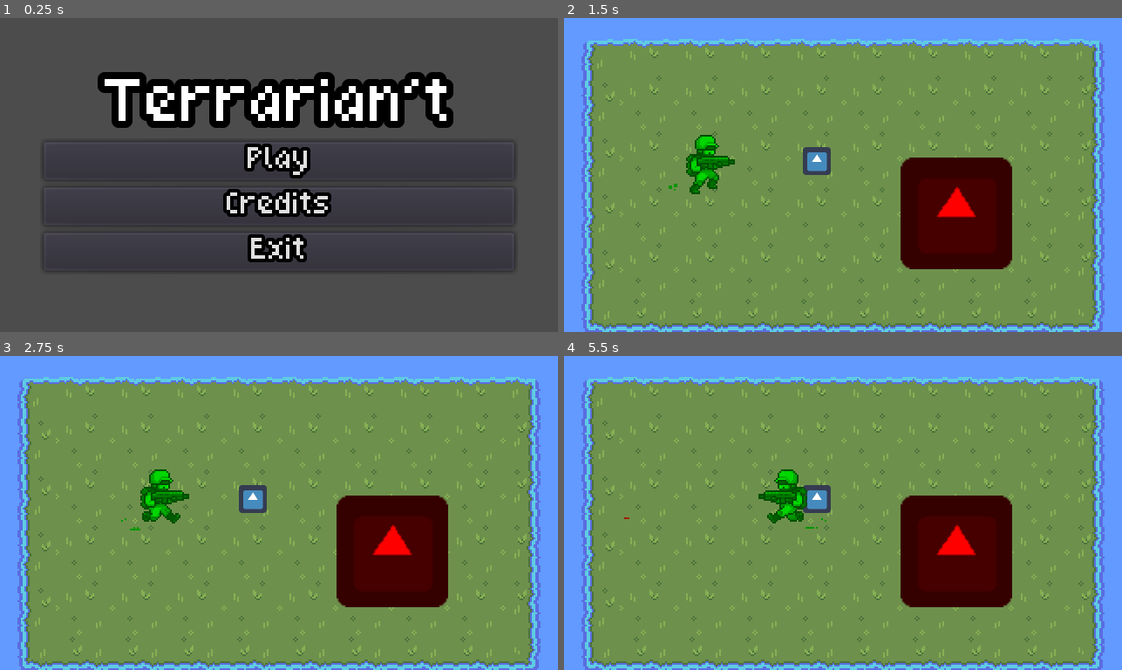
Above: before the commit, frames 1-4 (two rows, left to right).
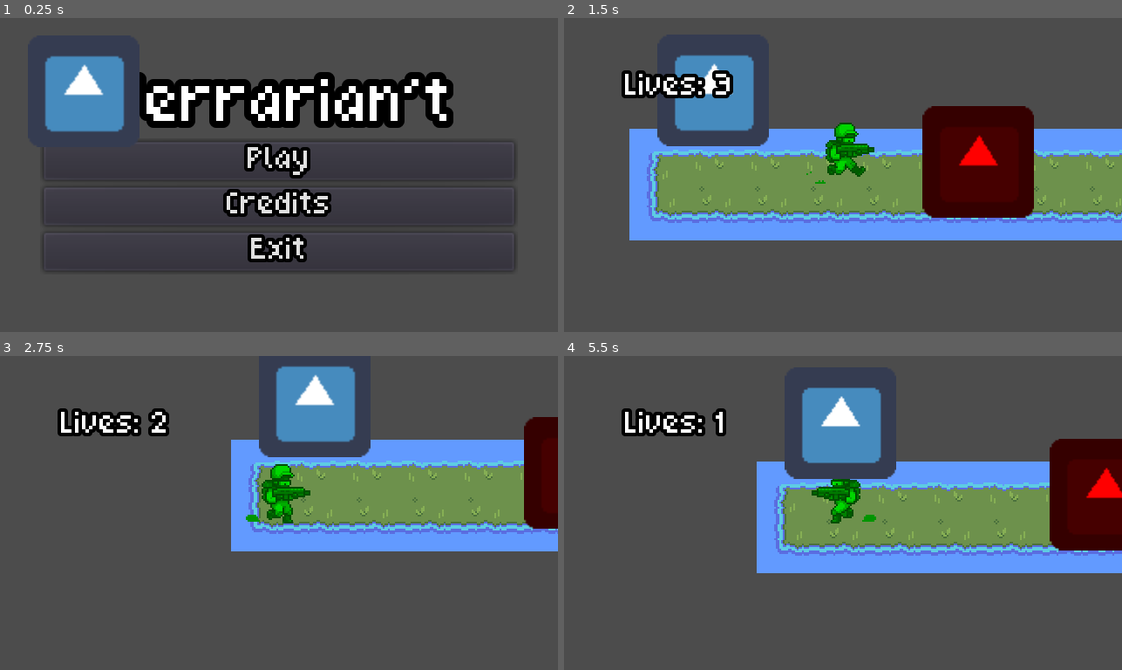
Above: after the commit, the same moments.

Repository: elixs/Terrarian-t
Game: Godot game, scene res://scenes/ui/main_menu.tscn
Same seed, same stepped clock (60 frames per second), same inputs: the game is played once before the commit and once after it. The engine's default icon, where the game draws it, is replaced by a stand-in: a white triangle on a blue panel in a dark square.
Inputs (mouse positions are in pixels of both pictures, inside the frame that each line leads up to):
- Up to frame 1 (0.25 s): no input
- Up to frame 2 (1.5 s): click "Play" at 0.5 s; move the mouse to (965, 159) at 1.27 s; hold D (move_right) from 1.28 s (still down); hold F (next_level, bound only after the commit) from 1.28 s (still down); right-click (965, 159) at 1.35 s
- Up to frame 3 (2.75 s): keep holding D (move_right); tap Space (jump) at 1.52, 2.27 s; move the mouse to (167, 528) at 2.02 s; release F (next_level, bound only after the commit) at 2.03 s; tap F (next_level, bound only after the commit) at 2.1 s; right-click (167, 528) at 2.3 s
- Up to frame 4 (5.5 s): move the mouse to (898, 443) at 2.77 s; release D (move_right) at 2.78 s; hold A (move_left) 2.78-3.53 s; hold F (next_level, bound only after the commit) 2.78-3.53 s; click (898, 443) at 2.85 s; move the mouse to (815, 575) at 3.52 s; hold D (move_right) 3.53-5.03 s; right-click (815, 575) at 3.6 s; tap Space (jump) at 3.77, 4.52, 5.27 s; move the mouse to (1010, 560) at 4.27 s; hold F (next_level, bound only after the commit) 4.28-5.03 s; move the mouse to (675, 465) at 5.02 s; hold A (move_left) from 5.03 s (still down); right-click (675, 465) at 5.1 s

The runs differ from the first frame. In frame 1, 3.9% of the frame differs, in the area x 7-25%, y 11-42%; in frame 2, 89%; in frame 3, 95%; in frame 4, 96%, in the area x 0-100%, y 0-100%.

Commit message:
added lives and enemy bounce, game autoload and dash

Diff:
--- a/project.godot
+++ b/project.godot
@@ -13,6 +13,10 @@
 config/name="Terrarian't"
 run/main_scene="res://scenes/ui/main_menu.tscn"
 config/icon="res://icon.png"
+
+[autoload]
+
+Game="*res://scenes/game.tscn"
 
 [display]
 
@@ -83,6 +87,16 @@
 "events": [ Object(InputEventMouseButton,"resource_local_to_scene":false,"resource_name":"","device":0,"alt":false,"shi …(212 unchanged characters)…
  ]
 }
+next_level={
+"deadzone": 0.5,
+"events": [ Object(InputEventKey,"resource_local_to_scene":false,"resource_name":"","device":0,"alt":false,"shift":false,"control":false,"meta":false,"command":false,"pressed":false,"scancode":0,"physical_scancode":70,"unicode":0,"echo":false,"script":null)
+ ]
+}
+dash={
+"deadzone": 0.5,
+"events": [ Object(InputEventMouseButton,"resource_local_to_scene":false,"resource_name":"","device":0,"alt":false,"shift":false,"control":false,"meta":false,"command":false,"button_mask":0,"position":Vector2( 0, 0 ),"global_position":Vector2( 0, 0 ),"factor":1.0,"button_index":2,"pressed":false,"doubleclick":false,"script":null)
+ ]
+}
 
 [layer_names]
 
--- /dev/null
+++ b/scenes/game.tscn
@@ -0,0 +1,12 @@
+[gd_scene load_steps=3 format=2]
+
+[ext_resource path="res://icon.png" type="Texture" id=1]
+[ext_resource path="res://scripts/game.gd" type="Script" id=2]
+
+[node name="Game" type="Node2D"]
+script = ExtResource( 2 )
+
+[node name="Icon" type="Sprite" parent="."]
+position = Vector2( 48, 42 )
+z_index = 5
+texture = ExtResource( 1 )
--- /dev/null
+++ b/scenes/hud.gd
@@ -0,0 +1,17 @@
+extends MarginContainer
+
+
+var lives setget set_lives
+
+
+onready var lives_label = $Lives
+
+
+func _ready():
+	self.lives = Game.player_lives
+
+
+func set_lives(value):
+	lives = value
+	lives_label.text = "Lives: %d" % lives
+	Game.player_lives = lives
--- /dev/null
+++ b/scenes/hud.tscn
@@ -0,0 +1,19 @@
+[gd_scene load_steps=3 format=2]
+
+[ext_resource path="res://resources/theme.tres" type="Theme" id=1]
+[ext_resource path="res://scenes/hud.gd" type="Script" id=2]
+
+[node name="HUD" type="MarginContainer"]
+margin_left = 10.0
+margin_top = 7.0
+margin_right = 72.0
+margin_bottom = 23.0
+theme = ExtResource( 1 )
+script = ExtResource( 2 )
+
+[node name="Lives" type="Label" parent="."]
+margin_left = 25.0
+margin_top = 25.0
+margin_right = 87.0
+margin_bottom = 41.0
+text = "Lives: 3"
--- a/scenes/kevin.gd
+++ b/scenes/kevin.gd
@@ -4,6 +4,7 @@
 export(PackedScene) var Bullet
 
 var velocity = Vector2()
+
 
 var ACCELERATION = 1000
 var SPEED = 200
@@ -17,11 +18,17 @@
 onready var fire_sfx = $FireSFX
 onready var bullet_spawn = $Pivot/BulletSpawn
 
+onready var hud = $CanvasLayer/HUD
+
+
+
 func _ready():
 	anim_tree.active = true
 
 
 func _physics_process(delta):
+	# movement
+
 	velocity = move_and_slide(velocity, Vector2.UP)
 
 	var move_input = Vector2(
@@ -42,7 +49,22 @@
 	if Input.is_action_just_pressed("fire"):
 		_fire()
 
-	# Animations
+	if Input.is_action_just_pressed("dash"):
+		var direction = (get_global_mouse_position() - global_position).normalized()
+		velocity = direction * SPEED * 2
+
+
+	for i in get_slide_count():
+		var collision = get_slide_collision(i)
+
+		if collision.collider.collision_layer & 4:
+			var enemy: Node2D = collision.collider
+			var direction = (global_position - enemy.global_position).normalized()
+			velocity = direction * SPEED * 2
+			hud.lives -= 1
+
+
+	# animations
 
 	if Input.is_action_pressed("move_right") and not Input.is_action_pressed("move_left"):
 		pivot.scale.x = 1
--- a/scenes/kevin.tscn
+++ b/scenes/kevin.tscn
@@ -7,6 +7,7 @@
 [ext_resource path="res://assets/TeamGunner_By_SecretHideout_060519/CHARACTER_SPRITES/Green/Gunner_Green_Jump.png" type="Texture" id=5]
 [ext_resource path="res://assets/sfx/laser.mp3" type="AudioStream" id=6]
 [ext_resource path="res://scenes/bullet.tscn" type="PackedScene" id=7]
+[ext_resource path="res://scenes/hud.tscn" type="PackedScene" id=8]
 
 [sub_resource type="CircleShape2D" id=29]
 radius = 6.0
@@ -393,7 +394,7 @@
 [sub_resource type="AnimationNodeStateMachinePlayback" id=10]
 
 [node name="Kevin" type="KinematicBody2D"]
-collision_layer = 2
+collision_layer = 3
 collision_mask = 2
 script = ExtResource( 2 )
 Bullet = ExtResource( 7 )
@@ -407,7 +408,7 @@
 hframes = 5
 
 [node name="BulletSpawn" type="Position2D" parent="Pivot"]
-position = Vector2( 4, -2 )
+position = Vector2( 18, -11.5 )
 
 [node name="CollisionShape2D" type="CollisionShape2D" parent="."]
 shape = SubResource( 29 )
@@ -428,3 +429,10 @@
 
 [node name="FireSFX" type="AudioStreamPlayer" parent="."]
 stream = ExtResource( 6 )
+
+[node name="Camera2D" type="Camera2D" parent="."]
+current = true
+
+[node name="CanvasLayer" type="CanvasLayer" parent="."]
+
+[node name="HUD" parent="CanvasLayer" instance=ExtResource( 8 )]
--- a/scenes/level_01.gd
+++ b/scenes/level_01.gd
@@ -1,5 +1,6 @@
 extends Node2D
 
 
-func _ready():
-	Engine.time_scale = 0.1
+func _input(event):
+	if event.is_action_pressed("next_level"):
+		get_tree().change_scene("res://scenes/level_02.tscn")
--- a/scenes/level_01.tscn
+++ b/scenes/level_01.tscn
@@ -6,54 +6,6 @@
 [ext_resource path="res://scenes/bullet.tscn" type="PackedScene" id=4]
 [ext_resource path="res://scenes/lebin.tscn" type="PackedScene" id=5]
 [ext_resource path="res://scenes/level_01.gd" type="Script" id=6]
-
-[sub_resource type="ConvexPolygonShape2D" id=3]
-points = PoolVector2Array( 32, 16, 0, 16, 0, 0, 32, 0 )
-
-[sub_resource type="ConvexPolygonShape2D" id=4]
-points = PoolVector2Array( 32, 32, 16, 32, 16, 0, 32, 0 )
-
-[sub_resource type="ConvexPolygonShape2D" id=5]
-points = PoolVector2Array( 32, 32, 0, 32, 0, 16, 32, 16 )
-
-[sub_resource type="ConvexPolygonShape2D" id=6]
-points = PoolVector2Array( 16, 32, 0, 32, 0, 0, 16, 0 )
-
-[sub_resource type="ConvexPolygonShape2D" id=7]
-points = PoolVector2Array( 16, 0, 16, 16, 32, 16, 32, 32, 0, 32, 0, 0 )
-
-[sub_resource type="ConvexPolygonShape2D" id=8]
-points = PoolVector2Array( 0, 0, 32, 0, 32, 32, 16, 32, 16, 16, 0, 16 )
-
-[sub_resource type="ConvexPolygonShape2D" id=9]
-points = PoolVector2Array( 32, 0, 32, 32, 0, 32, 0, 16, 16, 16, 16, 0 )
-
-[sub_resource type="ConvexPolygonShape2D" id=10]
-points = PoolVector2Array( 32, 32, 16, 32, 16, 16, 32, 16 )
-
-[sub_resource type="ConvexPolygonShape2D" id=11]
-points = PoolVector2Array( 16, 32, 0, 32, 0, 16, 16, 16 )
-
-[sub_resource type="ConvexPolygonShape2D" id=12]
-points = PoolVector2Array( 32, 16, 16, 16, 16, 0, 32, 0 )
-
-[sub_resource type="ConvexPolygonShape2D" id=13]
-points = PoolVector2Array( 16, 16, 0, 16, 0, 0, 16, 0 )
-
-[sub_resource type="ConvexPolygonShape2D" id=14]
-points = PoolVector2Array( 32, 16, 16, 16, 16, 0, 32, 0 )
-
-[sub_resource type="ConvexPolygonShape2D" id=15]
-points = PoolVector2Array( 16, 32, 0, 32, 0, 16, 16, 16 )
-
-[sub_resource type="ConvexPolygonShape2D" id=16]
-points = PoolVector2Array( 16, 16, 0, 16, 0, 0, 16, 0 )
-
-[sub_resource type="ConvexPolygonShape2D" id=17]
-points = PoolVector2Array( 32, 32, 16, 32, 16, 16, 32, 16 )
-
-[sub_resource type="ConvexPolygonShape2D" id=18]
-points = PoolVector2Array( 0, 0, 32, 0, 32, 16, 16, 16, 16, 32, 0, 32 )
 
 [sub_resource type="TileSet" id=1]
 2/name = "RPG Nature Tileset Autumn.png 2"
@@ -75,106 +27,9 @@
 2/navigation_offset = Vector2( 0, 0 )
 2/shape_offset = Vector2( 0, 0 )
 2/shape_transform = Transform2D( 1, 0, 0, 1, 0, 0 )
-2/shape = SubResource( 3 )
 2/shape_one_way = false
-2/shape_one_way_margin = 1.0
-2/shapes = [ {
-"autotile_coord": Vector2( 1, 0 ),
-"one_way": false,
-"one_way_margin": 1.0,
-"shape": SubResource( 3 ),
-"shape_transform": Transform2D( 1, 0, 0, 1, 0, 0 )
-}, {
-"autotile_coord": Vector2( 2, 1 ),
-"one_way": false,
-"one_way_margin": 1.0,
-"shape": SubResource( 4 ),
-"shape_transform": Transform2D( 1, 0, 0, 1, 0, 0 )
-}, {
-"autotile_coord": Vector2( 1, 2 ),
-"one_way": false,
-"one_way_margin": 1.0,
-"shape": SubResource( 5 ),
-"shape_transform": Transform2D( 1, 0, 0, 1, 0, 0 )
-}, {
-"autotile_coord": Vector2( 0, 1 ),
-"one_way": false,
-"one_way_margin": 1.0,
-"shape": SubResource( 6 ),
-"shape_transform": Transform2D( 1, 0, 0, 1, 0, 0 )
-}, {
-"autotile_coord": Vector2( 0, 2 ),
-"one_way": false,
-"one_way_margin": 1.0,
-"shape": SubResource( 7 ),
-"shape_transform": Transform2D( 1, 0, 0, 1, 0, 0 )
-}, {
-"autotile_coord": Vector2( 2, 0 ),
-"one_way": false,
-"one_way_margin": 1.0,
-"shape": SubResource( 8 ),
-"shape_transform": Transform2D( 1, 0, 0, 1, 0, 0 )
-}, {
-"autotile_coord": Vector2( 2, 2 ),
-"one_way": false,
-"one_way_margin": 1.0,
-"shape": SubResource( 9 ),
-"shape_transform": Transform2D( 1, 0, 0, 1, 0, 0 )
-}, {
-"autotile_coord": Vector2( 3, 0 ),
-"one_way": false,
-"one_way_margin": 1.0,
-"shape": SubResource( 10 ),
-"shape_transform": Transform2D( 1, 0, 0, 1, 0, 0 )
-}, {
-"autotile_coord": Vector2( 4, 0 ),
-"one_way": false,
-"one_way_margin": 1.0,
-"shape": SubResource( 11 ),
-"shape_transform": Transform2D( 1, 0, 0, 1, 0, 0 )
-}, {
-"autotile_coord": Vector2( 3, 1 ),
-"one_way": false,
-"one_way_margin": 1.0,
-"shape": SubResource( 12 ),
-"shape_transform": Transform2D( 1, 0, 0, 1, 0, 0 )
-}, {
-"autotile_coord": Vector2( 4, 1 ),
-"one_way": false,
-"one_way_margin": 1.0,
-"shape": SubResource( 13 ),
-"shape_transform": Transform2D( 1, 0, 0, 1, 0, 0 )
-}, {
-"autotile_coord": Vector2( 3, 2 ),
-"one_way": false,
-"one_way_margin": 1.0,
-"shape": SubResource( 14 ),
-"shape_transform": Transform2D( 1, 0, 0, 1, 0, 0 )
-}, {
-"autotile_coord": Vector2( 3, 2 ),
-"one_way": false,
-"one_way_margin": 1.0,
-"shape": SubResource( 15 ),
-"shape_transform": Transform2D( 1, 0, 0, 1, 0, 0 )
-}, {
-"autotile_coord": Vector2( 4, 2 ),
-"one_way": false,
-"one_way_margin": 1.0,
-"shape": SubResource( 16 ),
-"shape_transform": Transform2D( 1, 0, 0, 1, 0, 0 )
-}, {
-"autotile_coord": Vector2( 4, 2 ),
-"one_way": false,
-"one_way_margin": 1.0,
-"shape": SubResource( 17 ),
-"shape_transform": Transform2D( 1, 0, 0, 1, 0, 0 )
-}, {
-"autotile_coord": Vector2( 0, 0 ),
-"one_way": false,
-"one_way_margin": 1.0,
-"shape": SubResource( 18 ),
-"shape_transform": Transform2D( 1, 0, 0, 1, 0, 0 )
-} ]
+2/shape_one_way_margin = 0.0
+2/shapes = [  ]
 2/z_index = 0
 
 [sub_resource type="RectangleShape2D" id=19]
--- /dev/null
+++ b/scenes/level_02.gd
@@ -0,0 +1,16 @@
+extends Node2D
+
+
+# Declare member variables here. Examples:
+# var a = 2
+# var b = "text"
+
+
+# Called when the node enters the scene tree for the first time.
+func _ready():
+	pass # Replace with function body.
+
+
+# Called every frame. 'delta' is the elapsed time since the previous frame.
+#func _process(delta):
+#	pass
--- /dev/null
+++ b/scenes/level_02.tscn
@@ -0,0 +1,193 @@
+[gd_scene load_steps=22 format=2]
+
+[ext_resource path="res://assets/tilesets/RPG Nature Tileset Autumn.png" type="Texture" id=1]
+[ext_resource path="res://scenes/level_02.gd" type="Script" id=2]
+[ext_resource path="res://scenes/kevin.tscn" type="PackedScene" id=3]
+[ext_resource path="res://scenes/lebin.tscn" type="PackedScene" id=4]
+
+[sub_resource type="ConvexPolygonShape2D" id=3]
+points = PoolVector2Array( 32, 16, 0, 16, 0, 0, 32, 0 )
+
+[sub_resource type="ConvexPolygonShape2D" id=4]
+points = PoolVector2Array( 32, 32, 16, 32, 16, 0, 32, 0 )
+
+[sub_resource type="ConvexPolygonShape2D" id=5]
+points = PoolVector2Array( 32, 32, 0, 32, 0, 16, 32, 16 )
+
+[sub_resource type="ConvexPolygonShape2D" id=6]
+points = PoolVector2Array( 16, 32, 0, 32, 0, 0, 16, 0 )
+
+[sub_resource type="ConvexPolygonShape2D" id=7]
+points = PoolVector2Array( 16, 0, 16, 16, 32, 16, 32, 32, 0, 32, 0, 0 )
+
+[sub_resource type="ConvexPolygonShape2D" id=8]
+points = PoolVector2Array( 0, 0, 32, 0, 32, 32, 16, 32, 16, 16, 0, 16 )
+
+[sub_resource type="ConvexPolygonShape2D" id=9]
+points = PoolVector2Array( 32, 0, 32, 32, 0, 32, 0, 16, 16, 16, 16, 0 )
+
+[sub_resource type="ConvexPolygonShape2D" id=10]
+points = PoolVector2Array( 32, 32, 16, 32, 16, 16, 32, 16 )
+
+[sub_resource type="ConvexPolygonShape2D" id=11]
+points = PoolVector2Array( 16, 32, 0, 32, 0, 16, 16, 16 )
+
+[sub_resource type="ConvexPolygonShape2D" id=12]
+points = PoolVector2Array( 32, 16, 16, 16, 16, 0, 32, 0 )
+
+[sub_resource type="ConvexPolygonShape2D" id=13]
+points = PoolVector2Array( 16, 16, 0, 16, 0, 0, 16, 0 )
+
+[sub_resource type="ConvexPolygonShape2D" id=14]
+points = PoolVector2Array( 32, 16, 16, 16, 16, 0, 32, 0 )
+
+[sub_resource type="ConvexPolygonShape2D" id=15]
+points = PoolVector2Array( 16, 32, 0, 32, 0, 16, 16, 16 )
+
+[sub_resource type="ConvexPolygonShape2D" id=16]
+points = PoolVector2Array( 16, 16, 0, 16, 0, 0, 16, 0 )
+
+[sub_resource type="ConvexPolygonShape2D" id=17]
+points = PoolVector2Array( 32, 32, 16, 32, 16, 16, 32, 16 )
+
+[sub_resource type="ConvexPolygonShape2D" id=18]
+points = PoolVector2Array( 0, 0, 32, 0, 32, 16, 16, 16, 16, 32, 0, 32 )
+
+[sub_resource type="TileSet" id=19]
+2/name = "RPG Nature Tileset Autumn.png 2"
+2/texture = ExtResource( 1 )
+2/tex_offset = Vector2( 0, 0 )
+2/modulate = Color( 1, 1, 1, 1 )
+2/region = Rect2( 160, 96, 160, 96 )
+2/tile_mode = 1
+2/autotile/bitmask_mode = 1
+2/autotile/bitmask_flags = [ Vector2( 0, 0 ), 432, Vector2( 0, 1 ), 438, Vector2( 0, 2 ), 54, Vector2( 1, 0 ), 504, Vector2( 1, 1 ), 511, Vector2( 1, 2 ), 63, Vector2( 2, 0 ), 216, Vector2( 2, 1 ), 219, Vector2( 2, 2 ), 27, Vector2( 3, 0 ), 255, Vector2( 3, 1 ), 507, Vector2( 3, 2 ), 443, Vector2( 4, 0 ), 447, Vector2( 4, 1 ), 510, Vector2( 4, 2 ), 254 ]
+2/autotile/icon_coordinate = Vector2( 1, 1 )
+2/autotile/tile_size = Vector2( 32, 32 )
+2/autotile/spacing = 0
+2/autotile/occluder_map = [  ]
+2/autotile/navpoly_map = [  ]
+2/autotile/priority_map = [  ]
+2/autotile/z_index_map = [  ]
+2/occluder_offset = Vector2( 0, 0 )
+2/navigation_offset = Vector2( 0, 0 )
+2/shape_offset = Vector2( 0, 0 )
+2/shape_transform = Transform2D( 1, 0, 0, 1, 0, 0 )
+2/shape = SubResource( 3 )
+2/shape_one_way = false
+2/shape_one_way_margin = 1.0
+2/shapes = [ {
+"autotile_coord": Vector2( 1, 0 ),
+"one_way": false,
+"one_way_margin": 1.0,
+"shape": SubResource( 3 ),
+"shape_transform": Transform2D( 1, 0, 0, 1, 0, 0 )
+}, {
+"autotile_coord": Vector2( 2, 1 ),
+"one_way": false,
+"one_way_margin": 1.0,
+"shape": SubResource( 4 ),
+"shape_transform": Transform2D( 1, 0, 0, 1, 0, 0 )
+}, {
+"autotile_coord": Vector2( 1, 2 ),
+"one_way": false,
+"one_way_margin": 1.0,
+"shape": SubResource( 5 ),
+"shape_transform": Transform2D( 1, 0, 0, 1, 0, 0 )
+}, {
+"autotile_coord": Vector2( 0, 1 ),
+"one_way": false,
+"one_way_margin": 1.0,
+"shape": SubResource( 6 ),
+"shape_transform": Transform2D( 1, 0, 0, 1, 0, 0 )
+}, {
+"autotile_coord": Vector2( 0, 2 ),
+"one_way": false,
+"one_way_margin": 1.0,
+"shape": SubResource( 7 ),
+"shape_transform": Transform2D( 1, 0, 0, 1, 0, 0 )
+}, {
+"autotile_coord": Vector2( 2, 0 ),
+"one_way": false,
+"one_way_margin": 1.0,
+"shape": SubResource( 8 ),
+"shape_transform": Transform2D( 1, 0, 0, 1, 0, 0 )
+}, {
+"autotile_coord": Vector2( 2, 2 ),
+"one_way": false,
+"one_way_margin": 1.0,
+"shape": SubResource( 9 ),
+"shape_transform": Transform2D( 1, 0, 0, 1, 0, 0 )
+}, {
+"autotile_coord": Vector2( 3, 0 ),
+"one_way": false,
+"one_way_margin": 1.0,
+"shape": SubResource( 10 ),
+"shape_transform": Transform2D( 1, 0, 0, 1, 0, 0 )
+}, {
+"autotile_coord": Vector2( 4, 0 ),
+"one_way": false,
+"one_way_margin": 1.0,
+"shape": SubResource( 11 ),
+"shape_transform": Transform2D( 1, 0, 0, 1, 0, 0 )
+}, {
+"autotile_coord": Vector2( 3, 1 ),
+"one_way": false,
+"one_way_margin": 1.0,
+"shape": SubResource( 12 ),
+"shape_transform": Transform2D( 1, 0, 0, 1, 0, 0 )
+}, {
+"autotile_coord": Vector2( 4, 1 ),
+"one_way": false,
+"one_way_margin": 1.0,
+"shape": SubResource( 13 ),
+"shape_transform": Transform2D( 1, 0, 0, 1, 0, 0 )
+}, {
+"autotile_coord": Vector2( 3, 2 ),
+"one_way": false,
+"one_way_margin": 1.0,
+"shape": SubResource( 14 ),
+"shape_transform": Transform2D( 1, 0, 0, 1, 0, 0 )
+}, {
+"autotile_coord": Vector2( 3, 2 ),
+"one_way": false,
+"one_way_margin": 1.0,
+"shape": SubResource( 15 ),
+"shape_transform": Transform2D( 1, 0, 0, 1, 0, 0 )
+}, {
+"autotile_coord": Vector2( 4, 2 ),
+"one_way": false,
+"one_way_margin": 1.0,
+"shape": SubResource( 16 ),
+"shape_transform": Transform2D( 1, 0, 0, 1, 0, 0 )
+}, {
+"autotile_coord": Vector2( 4, 2 ),
+"one_way": false,
+"one_way_margin": 1.0,
+"shape": SubResource( 17 ),
+"shape_transform": Transform2D( 1, 0, 0, 1, 0, 0 )
+}, {
+"autotile_coord": Vector2( 0, 0 ),
+"one_way": false,
+"one_way_margin": 1.0,
+"shape": SubResource( 18 ),
+"shape_transform": Transform2D( 1, 0, 0, 1, 0, 0 )
+} ]
+2/z_index = 0
+
+[node name="Level02" type="Node2D"]
+script = ExtResource( 2 )
+
+[node name="TileMap" type="TileMap" parent="."]
+tile_set = SubResource( 19 )
+cell_size = Vector2( 32, 32 )
+format = 1
+tile_data = PoolIntArray( 131072, 2, 0, 131073, 2, 1, 131074, 2, 1, 131075, 2, 1, 131076, 2, 1, 131077, 2, 1, 131078, 2, 1, 131079, 2, 1, 131080, 2, 1, 131081, 2, 1, 131082, 2, 2, 196608, 2, 131072, 196609, 2, 131073, 196610, 2, 131073, 196611, 2, 131073, 196612, 2, 131073, 196613, 2, 131073, 196614, 2, 131073, 196615, 2, 131073, 196616, 2, 131073, 196617, 2, 4, 196618, 2, 65538, 262153, 2, 65536, 262154, 2, 65538, 327689, 2, 65536, 327690, 2, 65538, 393225, 2, 65536, 393226, 2, 65539, 393227, 2, 1, 393228, 2, 1, 393229, 2, 1, 393230, 2, 2, 458761, 2, 131072, 458762, 2, 131073, 458763, 2, 131073, 458764, 2, 131073, 458765, 2, 131073, 458766, 2, 131074 )
+
+[node name="Lebin" parent="TileMap" instance=ExtResource( 4 )]
+position = Vector2( 200, 83 )
+
+[node name="YSort" type="YSort" parent="."]
+
+[node name="Kevin2" parent="YSort" instance=ExtResource( 3 )]
+position = Vector2( 80, 95 )
--- /dev/null
+++ b/scripts/game.gd
@@ -0,0 +1,4 @@
+extends Node
+
+
+var player_lives = 3
Not shown: 1 places in scenes/kevin.tscn that only renumber resources
Not shown: 1 places in scenes/level_01.tscn that only renumber resources
